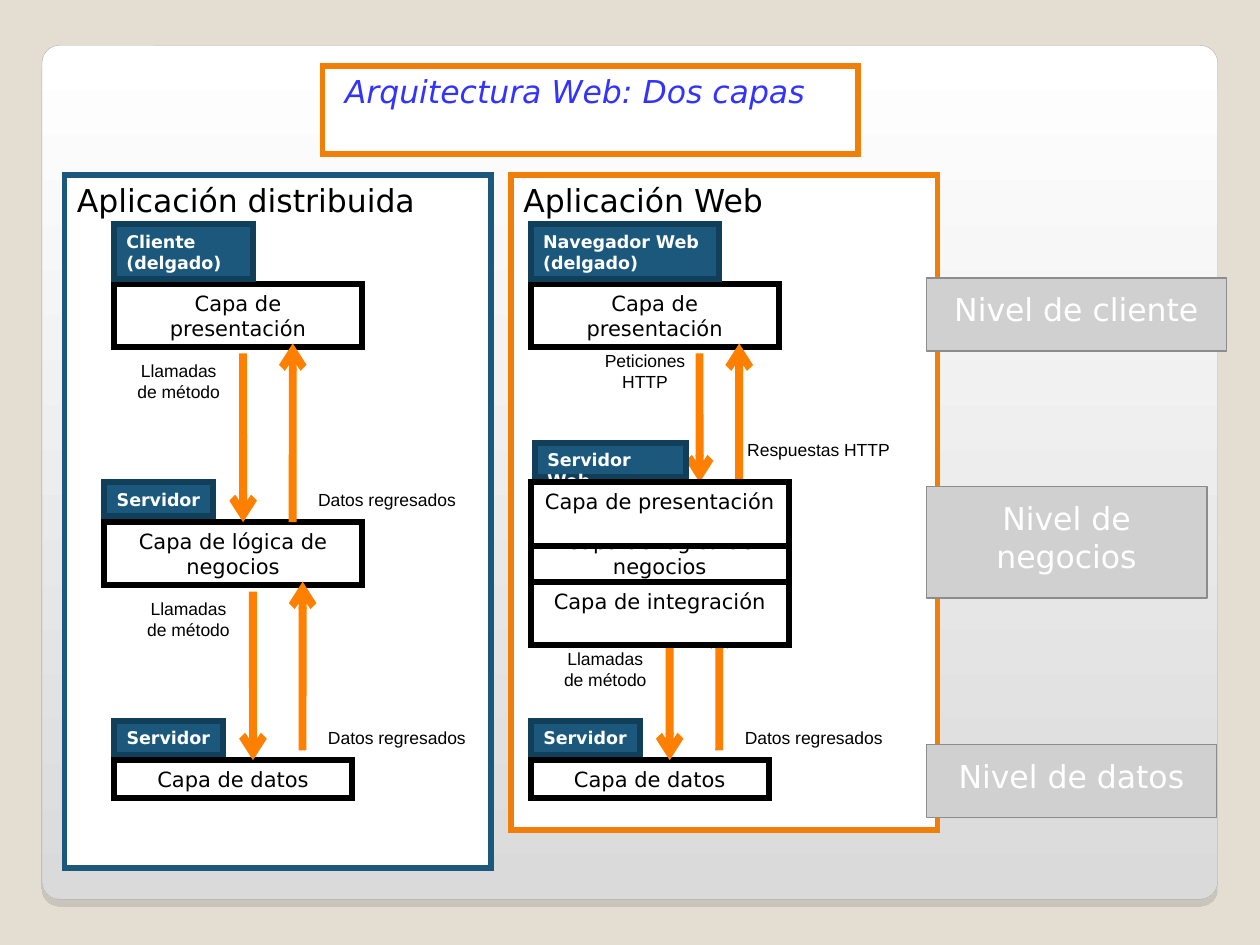
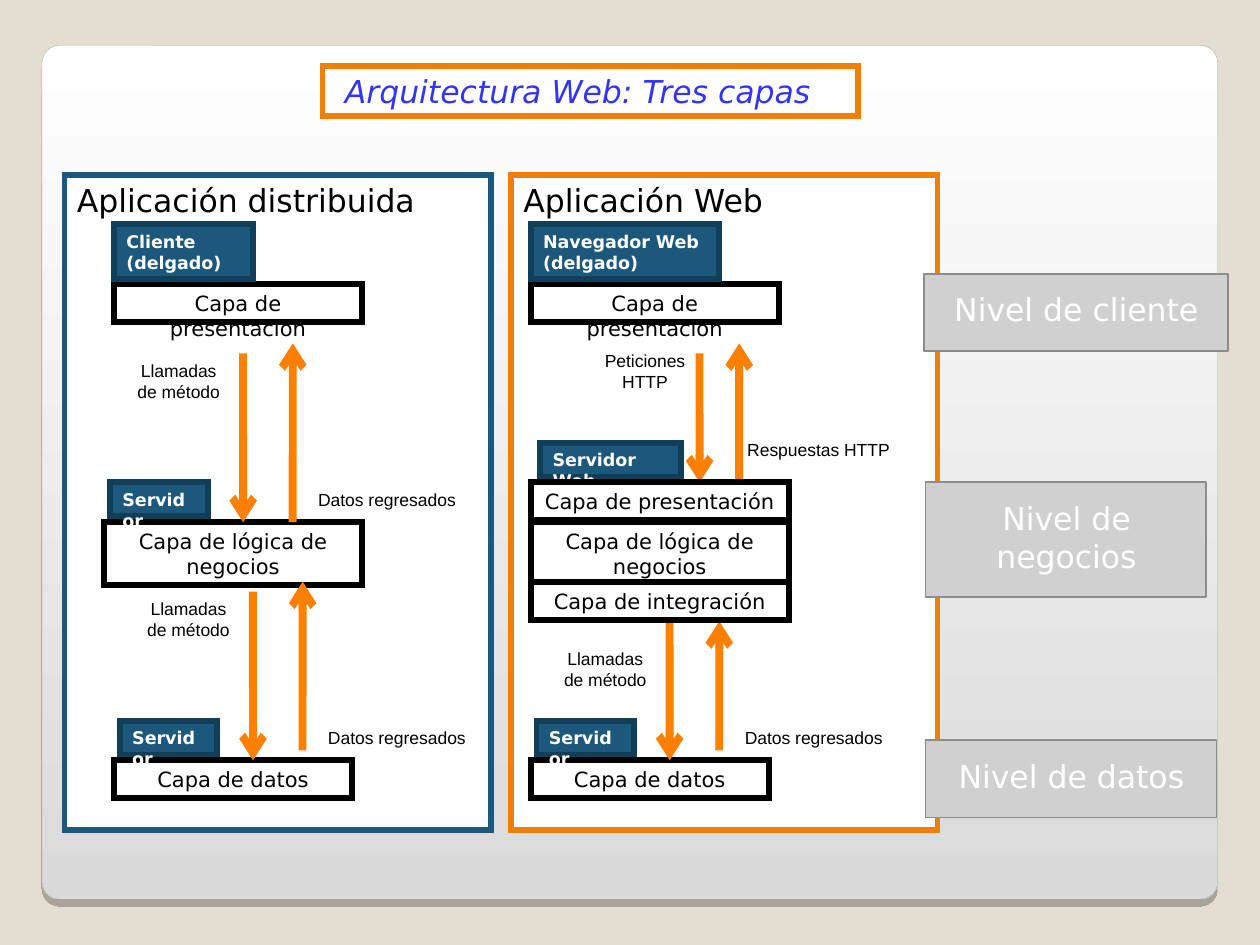
Before and after one commit to fhca/ProgWeb, a slide deck: slide 15 of PRESENTA/Tema 1 WEB Introduccion.ppt (slide 17 before the commit). Drawn at 1260x945 pixels with LibreOffice and Linux fonts; fonts in the diff are those of the drawing; grey boxes stand for pictures; background and template pictures are left out. Boxes give left, top, right and bottom in pixels: in the first picture for what was removed or moved away, otherwise in the second. Text is boxed around its words. In the diff, an @@ line names an element or a change of style, - is before the commit and + after.

```diff
--- a/PRESENTA/Tema 1 WEB Introduccion.ppt
+++ b/PRESENTA/Tema 1 WEB Introduccion.ppt
@@ rounded rectangle at (x1=42, y1=45, x2=1217, y2=900): shadow changed @@
@@ rectangle "Arquitectura Web: Tres capas" resized from (x1=323, y1=66, x2=858, y2=154) to (x1=323, y1=66, x2=858, y2=116) @@
@@ text in rectangle at (x1=345, y1=79, x2=810, y2=110): text changed @@
-Arquitectura Web: Dos capas
+Arquitectura Web: Tres capas
@@ rectangle "Aplicación distribuida" resized from (x1=64, y1=175, x2=491, y2=868) to (x1=64, y1=175, x2=491, y2=830) @@
@@ rectangle "Capa de presentación" resized from (x1=113, y1=284, x2=362, y2=346) to (x1=113, y1=284, x2=362, y2=321) @@
@@ rectangle "Capa de presentación" resized from (x1=530, y1=284, x2=779, y2=346) to (x1=530, y1=284, x2=779, y2=321) @@
@@ picture moved from (x1=926, y1=278, x2=1226, y2=352) to (x1=924, y1=273, x2=1227, y2=350) @@
@@ rectangle "Servidor Web" resized from (x1=536, y1=442, x2=687, y2=476) to (x1=541, y1=442, x2=680, y2=476) @@
@@ rectangle "Servidor" resized from (x1=105, y1=483, x2=213, y2=517) to (x1=110, y1=483, x2=208, y2=517) @@
@@ rectangle "Capa de presentación" resized from (x1=530, y1=483, x2=789, y2=546) to (x1=530, y1=483, x2=789, y2=520) @@
@@ rectangle "Capa de integración" resized from (x1=530, y1=582, x2=789, y2=645) to (x1=530, y1=582, x2=789, y2=620) @@
@@ rectangle "Servidor" resized from (x1=115, y1=721, x2=223, y2=755) to (x1=120, y1=721, x2=218, y2=755) @@
@@ rectangle "Servidor" resized from (x1=530, y1=721, x2=639, y2=755) to (x1=537, y1=721, x2=635, y2=755) @@
@@ picture moved from (x1=926, y1=745, x2=1216, y2=818) to (x1=926, y1=740, x2=1217, y2=816) @@
```
Also in this commit, not shown: 14 other slides changed, 2 slides removed, 9 other files.
